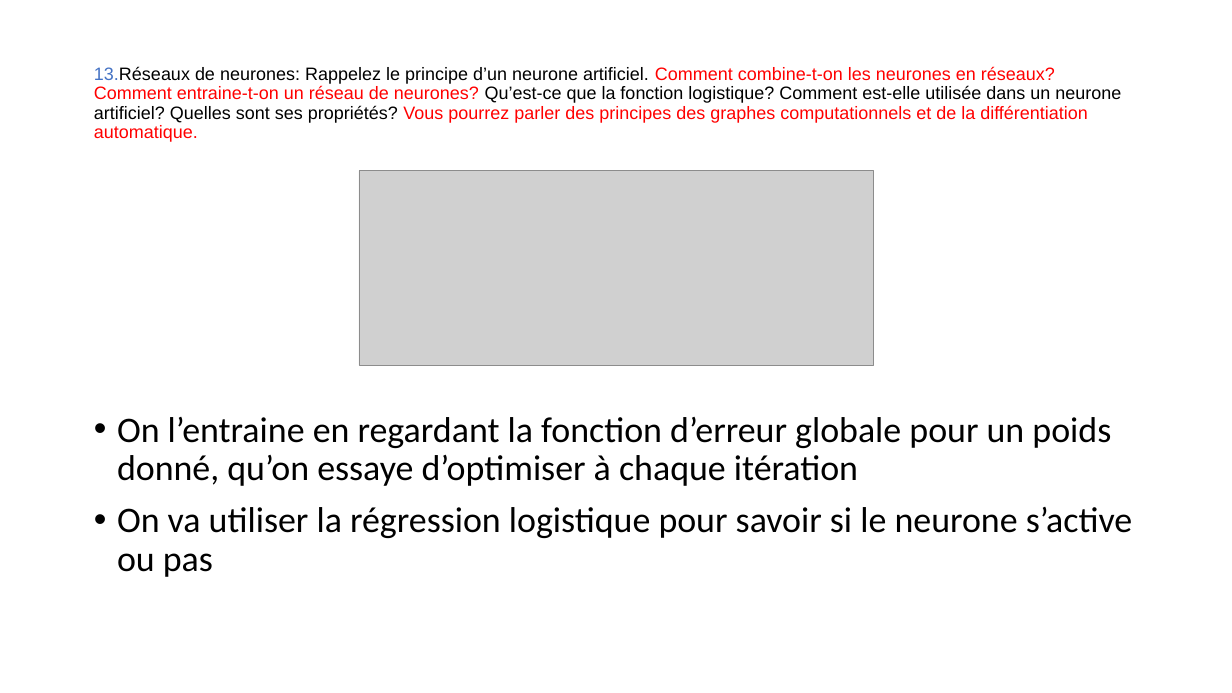
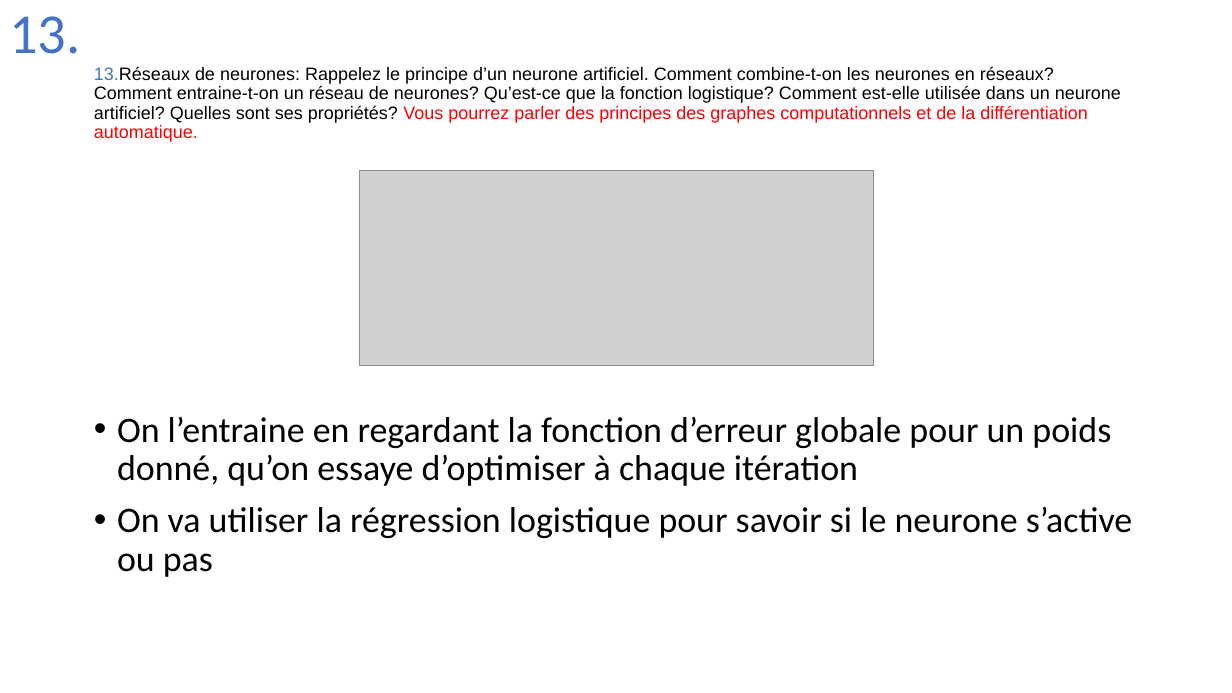
Before and after one commit to Joao-Quinta/Uni3eme, a slide deck: slide 65 of intelligenceArtificielle/Intelligence_artificielle_exam.pptx. Drawn at 1232x693 pixels with LibreOffice and Linux fonts; fonts in the diff are those of the drawing; grey boxes stand for pictures. Boxes give left, top, right and bottom in pixels: in the first picture for what was removed or moved away, otherwise in the second. Text is boxed around its words. In the diff, an @@ line names an element or a change of style, - is before the commit and + after.

```diff
--- a/intelligenceArtificielle/Intelligence_artificielle_exam.pptx
+++ b/intelligenceArtificielle/Intelligence_artificielle_exam.pptx
@@ text added at (x1=9, y1=16, x2=80, y2=54), 44 pt, text #4472C4 @@
+13.
@@ title "13.Réseaux de neurones: Rappelez le ..." at (x1=94, y1=66, x2=1121, y2=142): text colour #FF0000 to #000000 in "Comment combine-t-on les neurones en réseaux? Comment ..." @@
```
Also in this commit, not shown: 2 other slides changed, 3 slides added.
